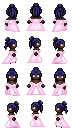
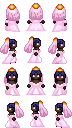
Two versions of the same layered image (72×128). Layer-by-layer changes:
added layer "veil_detail" above "veil-teal" over left=5, top=3, right=67, bottom=105
added layer "veil-pink" above "earrings-1-front-teal" over left=0, top=3, right=72, bottom=118
added layer "veil-rear-pink" over left=4, top=67, right=68, bottom=84
